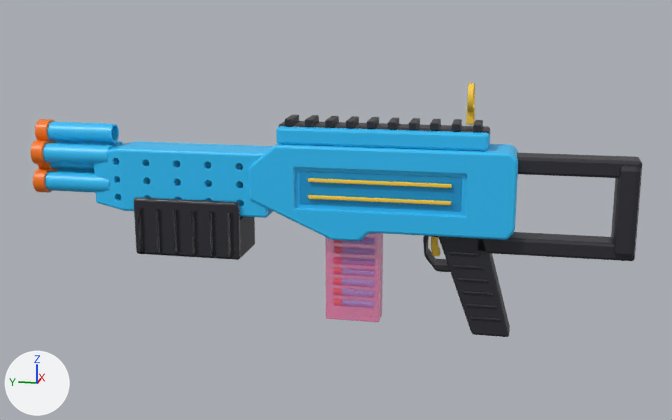
The glTF model public/models/blasters/B01.glb as it was, and as the next commit left it.
Rendered twice from a camera (50 mm lens) standing at (-0.958, -0.056, 0.301) and looking at (0.001, 0.136, 0.061). Every picture has the same lights, and +X, +Y and +Z are marked at lower left. The older version comes first. Where no turn or scale is listed for an object, it has been applied to the vertices. Vertices at exactly the same position are counted once.

The first picture shows 'body', 'mag', 'mod_double', 'pump', 'trigger'.
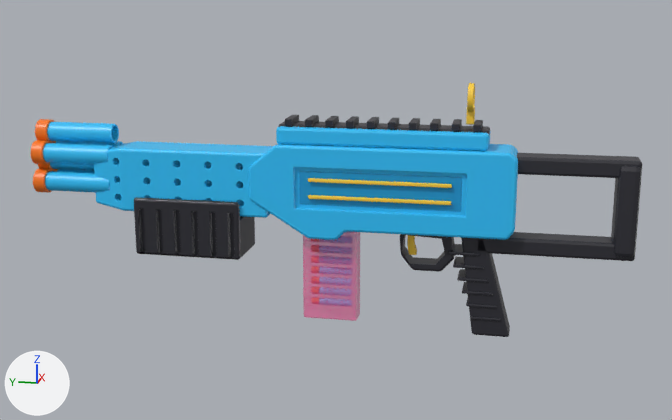
What changed in the scene script:
```text
Change me_receiver_mesh:
    used by ob_body; location = (0.0, 0.0, 0.0)
    remove me_receiver_mesh.from_pydata(...)  # 5250 vertices, 10532 faces; spans x -0.027..0.027, y -0.175..0.475, z -0.065..0.201
    add me_receiver_mesh.from_pydata(...)  # 5260 vertices, 10552 faces; spans x -0.027..0.027, y -0.175..0.475, z -0.065..0.201
    me_receiver_mesh part 1: 106 vertices moved from x -0.027..0.027, y -0.018..0.135, z -0.062..0.048 to x -0.027..0.027, y -0.015..0.163, z -0.062..0.048; 316 vertices removed from x -0.027..0.027, y -0.018..0.224, z 0.002..0.078; 326 vertices added at x -0.027..0.027, y 0.007..0.223, z 0.002..0.077
Change ob_mag:
    ob_mag.location: (0.0, 0.115, 0.005) -> (0.0, 0.14, 0.005)
Change ob_trigger:
    ob_trigger.location: (0.0, 0.026, 0.047) -> (0.0, 0.051, 0.047)
```

Boxes [x1, y1, x2, y2] around the edits, measured in the pictures (672 x 420 px; the box of a moved part takes in the faces that stretch with it):
'mag', moved: before [326, 233, 383, 322]; after [303, 232, 360, 321]
'trigger', moved: before [431, 237, 440, 256]; after [407, 235, 417, 255]
part 1 of me_receiver_mesh, moved or reshaped: before [249, 190, 512, 333]; after [249, 175, 512, 334]
